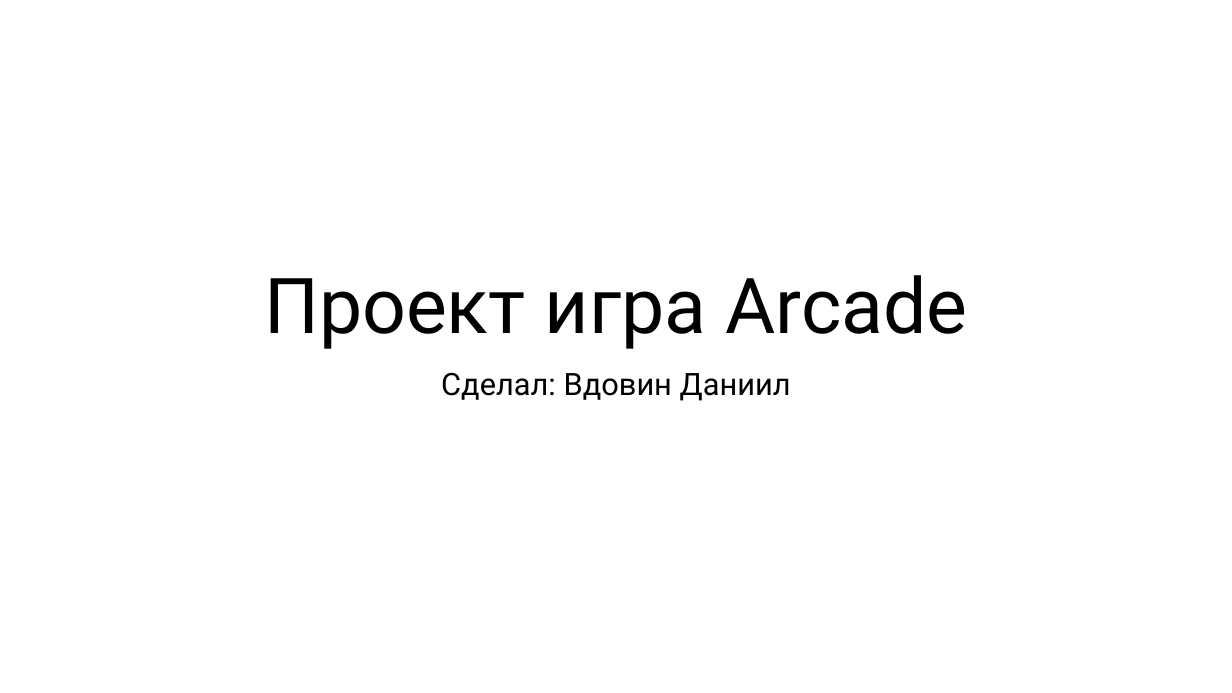
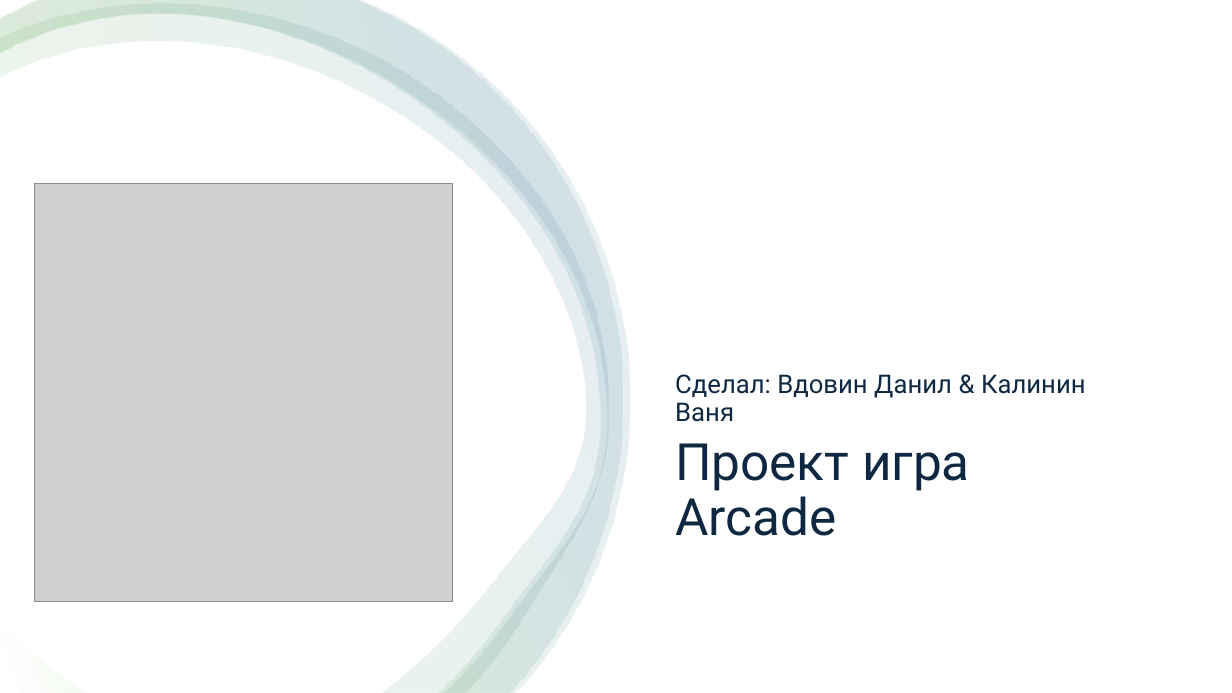
Before and after one commit to Dan1skk/KaliniVdovinGame, a slide deck: slide 1 of common/presintation.pptx. Drawn at 1232x693 pixels with LibreOffice and Linux fonts; fonts in the diff are those of the drawing; grey boxes stand for pictures. Boxes give left, top, right and bottom in pixels: in the first picture for what was removed or moved away, otherwise in the second. Text is boxed around its words. In the diff, an @@ line names an element or a change of style, - is before the commit and + after.

```diff
--- a/common/presintation.pptx
+++ b/common/presintation.pptx
@@ rectangle added at (x1=0, y1=0, x2=1232, y2=693), fill #FFFFFF @@
@@ freeform shape added at (x1=0, y1=4, x2=609, y2=693), fill gradient #FFFFFF to #4EA72E to #156082 @@
@@ freeform shape added at (x1=0, y1=0, x2=623, y2=693), fill gradient #FFFFFF to #4EA72E to #156082 @@
@@ freeform shape added at (x1=0, y1=0, x2=630, y2=692), fill gradient #FFFFFF to #4EA72E to #156082 @@
@@ picture added at (x1=34, y1=184, x2=453, y2=603) @@
@@ subtitle "Сделал: Вдовин Данил & Калинин ..." at (x1=675, y1=374, x2=1086, y2=422): vertical alignment top to bottom @@
@@ subtitle at (x1=675, y1=374, x2=1086, y2=422): text changed; size 24 to 20 pt; text colour #000000 to #0E2841 @@
-Сделал: Вдовин Даниил
+Сделал: Вдовин Данил & Калинин Ваня
@@ title "Проект игра Arcade" moved from (x1=264, y1=275, x2=968, y2=349) to (x1=675, y1=443, x2=970, y2=536) @@
@@ title "Проект игра Arcade" at (x1=675, y1=443, x2=970, y2=536): size 60 to 40 pt, text colour #000000 to #0E2841; alignment centre to left; vertical alignment bottom to top @@
```
Also in this commit, not shown: 2 other files.
